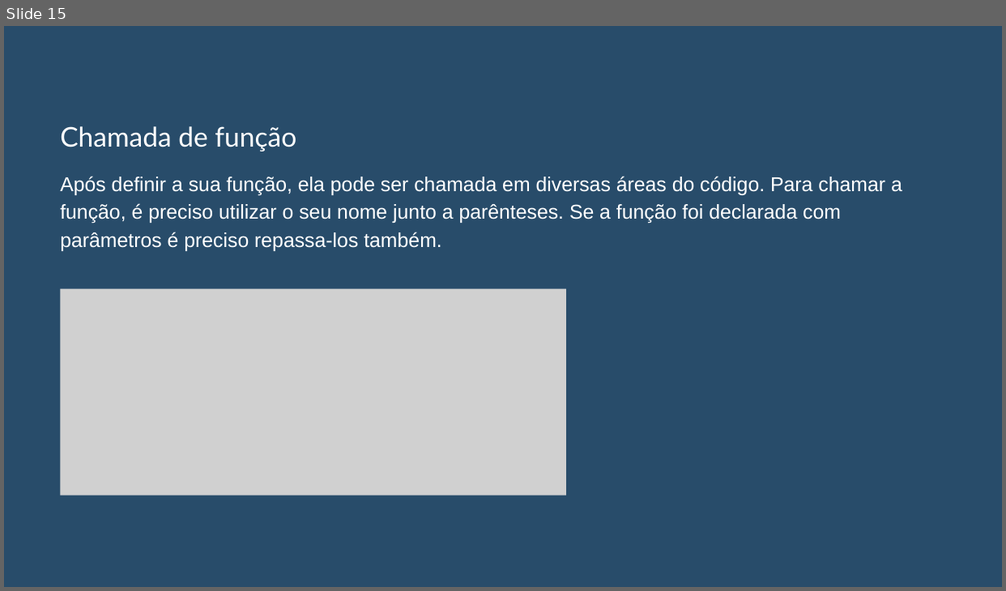
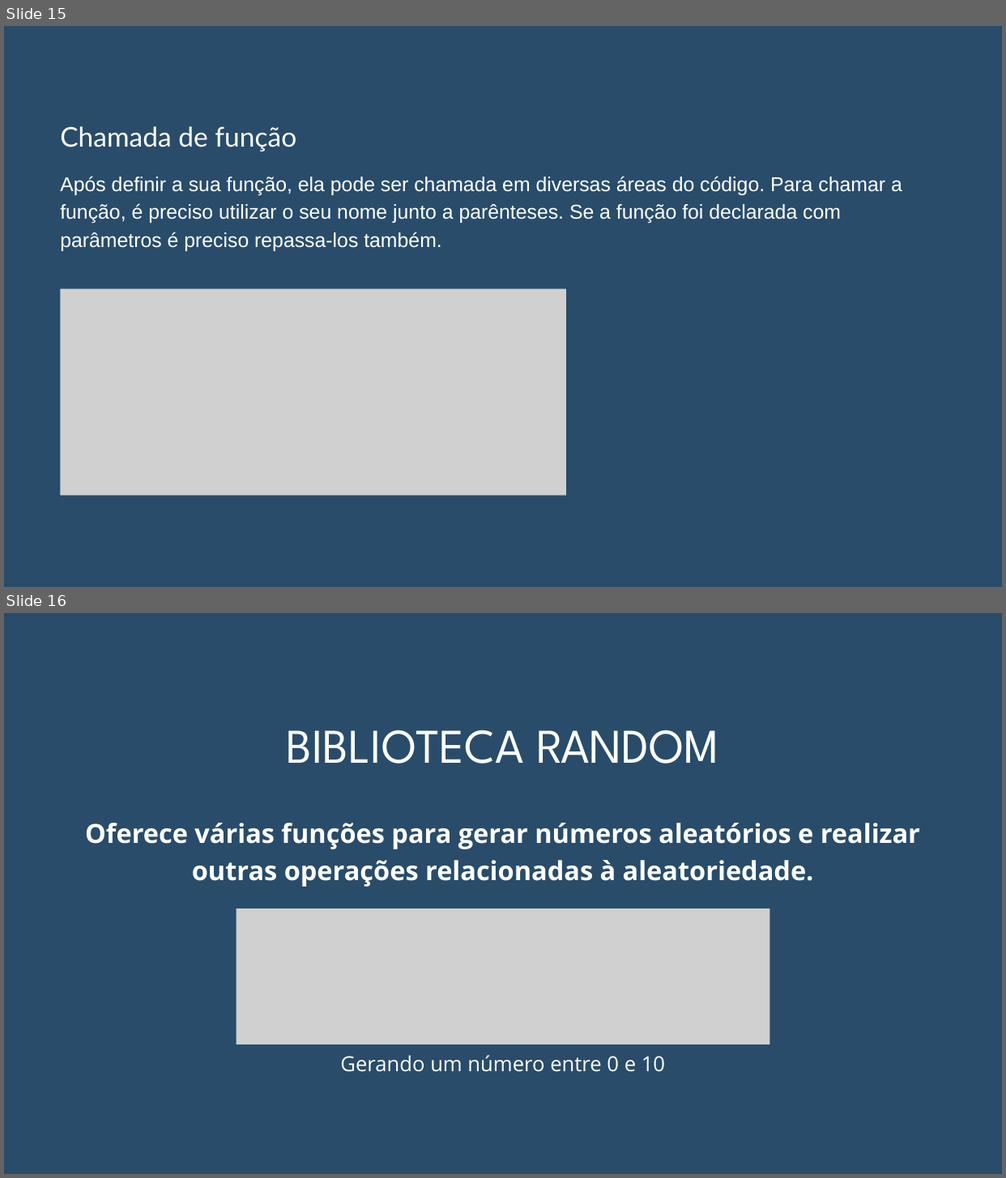
Before and after one commit to Lucas-Botezini/FundamentosDeProgramacaoEmPython, a slide deck: Aula 7/Aula 07.pptx. Shown one above the other, each under a label of ours: slide 15 before the commit, slides 15 and 16 after it. The pictures are 1006x591 and 1006x1178 pixels, drawn with LibreOffice and Linux fonts; fonts in the diff are those of the drawing; grey boxes stand for pictures. Boxes give left, top, right and bottom in pixels: in the first picture for what was removed or moved away, otherwise in the second. Text is boxed around its words. In the diff, an @@ line names an element or a change of style, - is before the commit and + after.

```diff
--- a/Aula 7/Aula 07.pptx
+++ b/Aula 7/Aula 07.pptx
@@ slide 16 added at [4, 613, 1002, 1174], background #284C6A @@
@@ text added at [286, 730, 719, 764], 70 pt, text #FFFFFF @@
+BIBLIOTECA RANDOM
@@ text added at [85, 823, 920, 887], 38 pt, text #FFFFFF, bold @@
+Oferece várias funções para gerar números aleatórios e realizar outras operações relacionadas à aleatoriedade.
@@ picture added at [236, 909, 770, 1045] @@
@@ text added at [340, 1055, 665, 1072], 30 pt, text #FFFFFF @@
+Gerando um número entre 0 e 10
```
Also in this commit, not shown: 23 other files.
